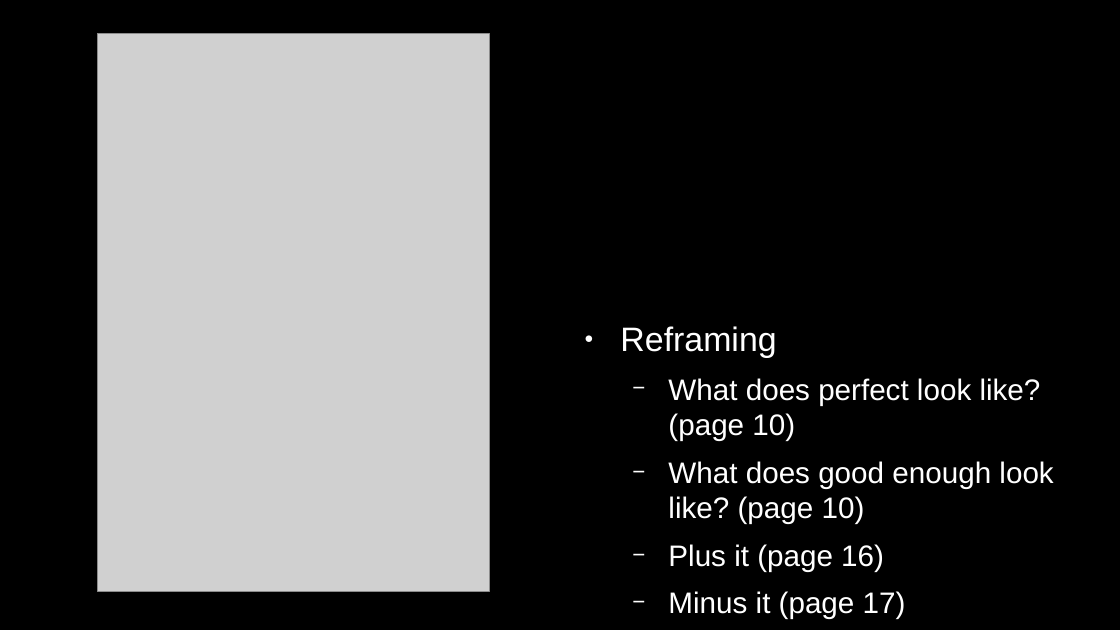
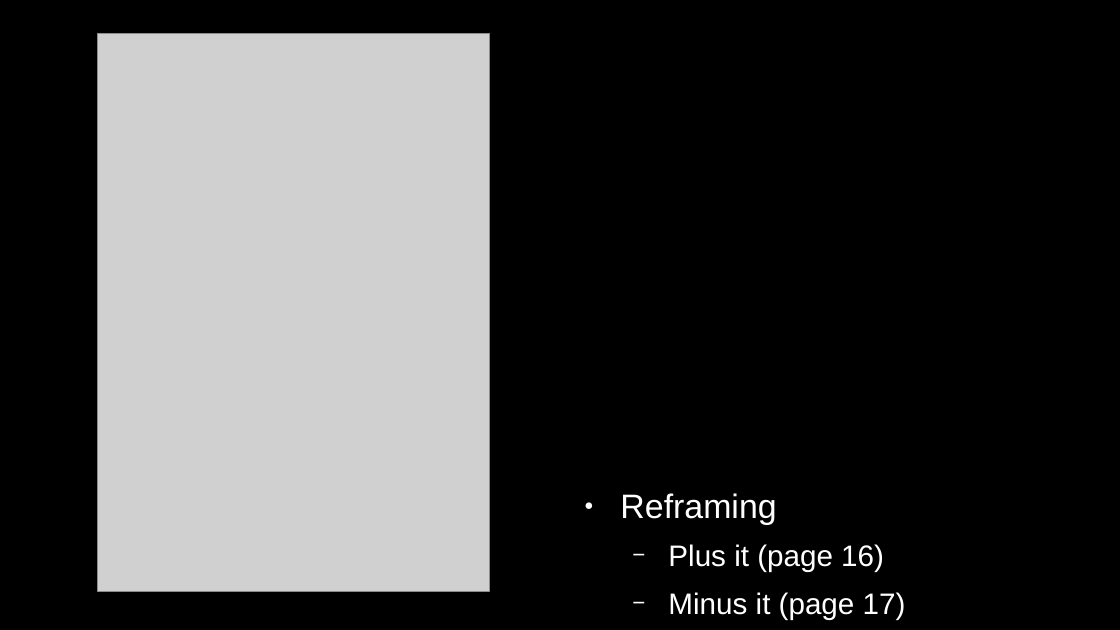
Before and after one commit to cornelius/ship, a slide deck: slide 7 of material/reframing.odp. Drawn at 1120x630 pixels with LibreOffice and Linux fonts; fonts in the diff are those of the drawing; grey boxes stand for pictures. Boxes give left, top, right and bottom in pixels: in the first picture for what was removed or moved away, otherwise in the second. Text is boxed around its words. In the diff, an @@ line names an element or a change of style, - is before the commit and + after.

```diff
--- a/material/reframing.odp
+++ b/material/reframing.odp
@@ text at (668,378,1053,524): paragraphs removed @@
-  − What does perfect look like? (page 10)
-  − What does good enough look like? (page 10)
```
Also in this commit, not shown: 3 other files.
